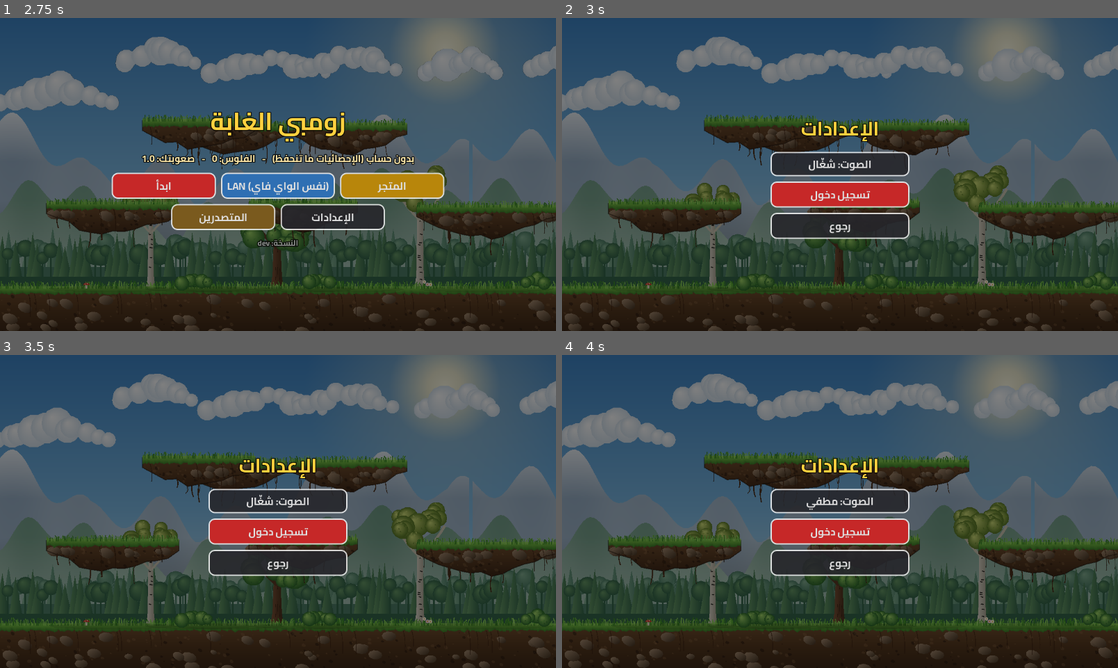
Above: before the commit, frames 1-4 (two rows, left to right).
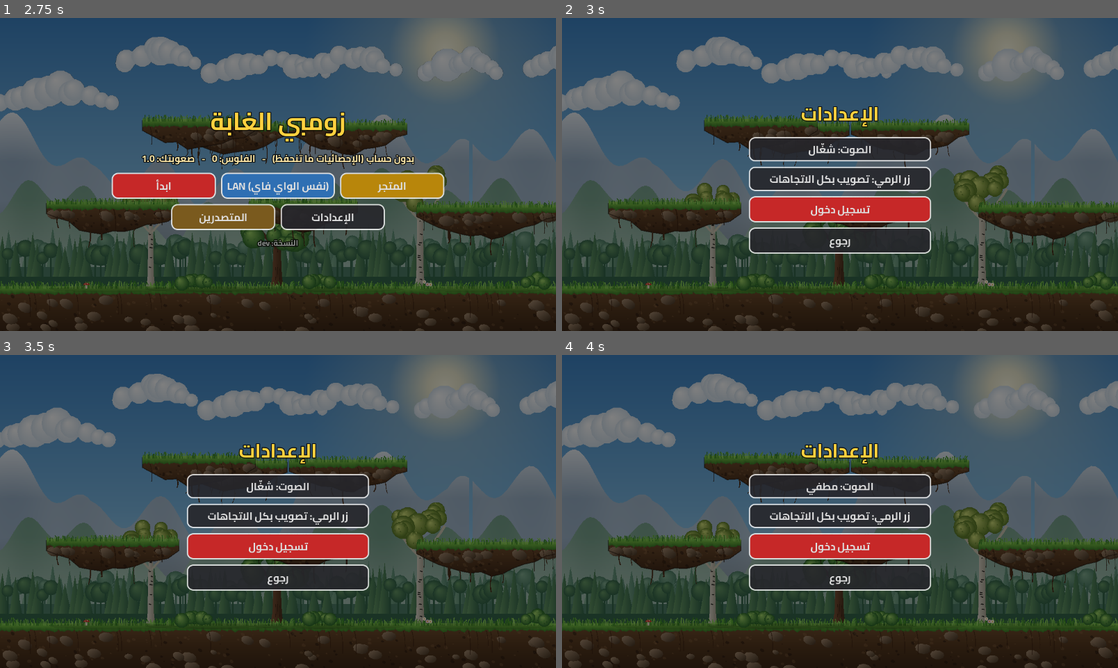
Above: after the commit, the same moments.

Repository: aljizani1/zombie-forest
Game: Godot game, scene res://main.tscn
The game is run twice, just before and just after one commit, with the same random seed, the same clock (stepped at 60 frames per second) and the same inputs.
Inputs (mouse positions are in pixels of both pictures, inside the frame that each line leads up to):
- Up to frame 1 (2.75 s): click (278, 171) at 0.52 s; type "12" at 0.6 s; click "دخول" at 1.25 s; click "العب بدون حساب" at 2 s
- Up to frame 2 (3 s): click "الإعدادات" at 2.75 s
- Up to frame 3 (3.5 s): no input
- Up to frame 4 (4 s): click "الصوت: شغّال" at 3.5 s

Frame 1 is identical in both runs. In frame 2, 9.3% of the frame differs, in the area x 33-67%, y 28-76%; in frame 3, 9.3%; in frame 4, 9.3%.

Commit message:
Settings option: fixed fire button that shoots straight ahead (no aiming)
The fire button can now be a plain button: hold it to shoot forward in the
direction you are walking/facing. Shooting higher means jumping. Saved in
save.cfg; default stays free aiming.

Co-Authored-By: Claude Opus 5.5 <noreply@anthropic.com>

Diff:
--- a/scripts/controls.gd
+++ b/scripts/controls.gd
@@ -2,6 +2,7 @@
 # جويستيكين منفصلين:
 #   - اليسار للحركة (يمين/يسار، ولفوگ = قفز، ولتحت = نزول من المنصة)
 #   - اليمين للتصويب والرمي: تأشّر بيه على العدو، السلاح يتوجه لهناك ويرمي
+#     (أو زر ثابت من الإعدادات: يرمي لگدام بس)
 # + زر القفز وزر تبديل السلاح وزر الرمانة.
 extends Control
 
@@ -18,6 +19,7 @@
 
 var inp: Game.Inp
 var opacity := 0.85
+var fixed_fire := false # زر رمي ثابت: يرمي لگدام (باتجاه مشيك) بدون تصويب
 var _fingers := {} # رقم الإصبع ← الزر
 var _knob := {"stick": Vector2.ZERO, "fire": Vector2.ZERO}
 var _pressed := {}
@@ -117,6 +119,11 @@
 		_jumped = up
 		inp.move = signf(n.x) * mag
 		inp.down = n.y > 0.7
+	elif fixed_fire:
+		# ثابت: الزر ما يتحرك، يرمي لگدام طول ما ضاغط (لفوگ بس إذا تطفر)
+		_knob[id] = Vector2.ZERO
+		inp.aim = null
+		inp.fire = true
 	else:
 		# التصويب: الاتجاه = وين تأشّر، ويرمي إذا سحبت شوية
 		if n.length() > 0.3:
--- a/scripts/main.gd
+++ b/scripts/main.gd
@@ -47,6 +47,7 @@
 var token := ""
 var player_name := ""
 var sound_on := true
+var fixed_fire := false # زر الرمي ثابت (يرمي لگدام) بدل التصويب
 var coins_moved := false # فلوس الجهاز انتقلت للحساب
 
 # الحساب
@@ -107,6 +108,7 @@
 	layer.add_child(hud)
 	touch = preload("res://scripts/controls.gd").new()
 	touch.inp = inp
+	touch.fixed_fire = fixed_fire
 	layer.add_child(touch)
 	ui = Control.new()
 	ui.set_anchors_and_offsets_preset(Control.PRESET_FULL_RECT)
@@ -153,6 +155,7 @@
 	token = cf.get_value("save", "token", "")
 	player_name = cf.get_value("save", "name", "")
 	sound_on = cf.get_value("save", "sound", true)
+	fixed_fire = cf.get_value("save", "fixed_fire", false)
 	coins_moved = cf.get_value("save", "coins_moved", false)
 
 
@@ -166,6 +169,7 @@
 	cf.set_value("save", "token", token)
 	cf.set_value("save", "name", player_name)
 	cf.set_value("save", "sound", sound_on)
+	cf.set_value("save", "fixed_fire", fixed_fire)
 	cf.set_value("save", "coins_moved", coins_moved)
 	cf.save(SAVE_PATH)
 
@@ -484,6 +488,12 @@
 		_save()
 		_show_settings(), box)
 	snd.custom_minimum_size = Vector2(320, 56)
+	var ff := _button("زر الرمي: " + ("ثابت (لگدام بس)" if fixed_fire else "تصويب بكل الاتجاهات"), func():
+		fixed_fire = not fixed_fire
+		touch.fixed_fire = fixed_fire
+		_save()
+		_show_settings(), box)
+	ff.custom_minimum_size = Vector2(420, 56)
 	if online:
 		_label("حسابك: %s   -   %s" % [player_name, "محمي برمز" if has_pin else "بدون رمز (أي واحد يكدر يدخل باسمك)"], 22, box, Color("#7bd64a") if has_pin else Color("#ff8a80"))
 		var r := _row(box)
